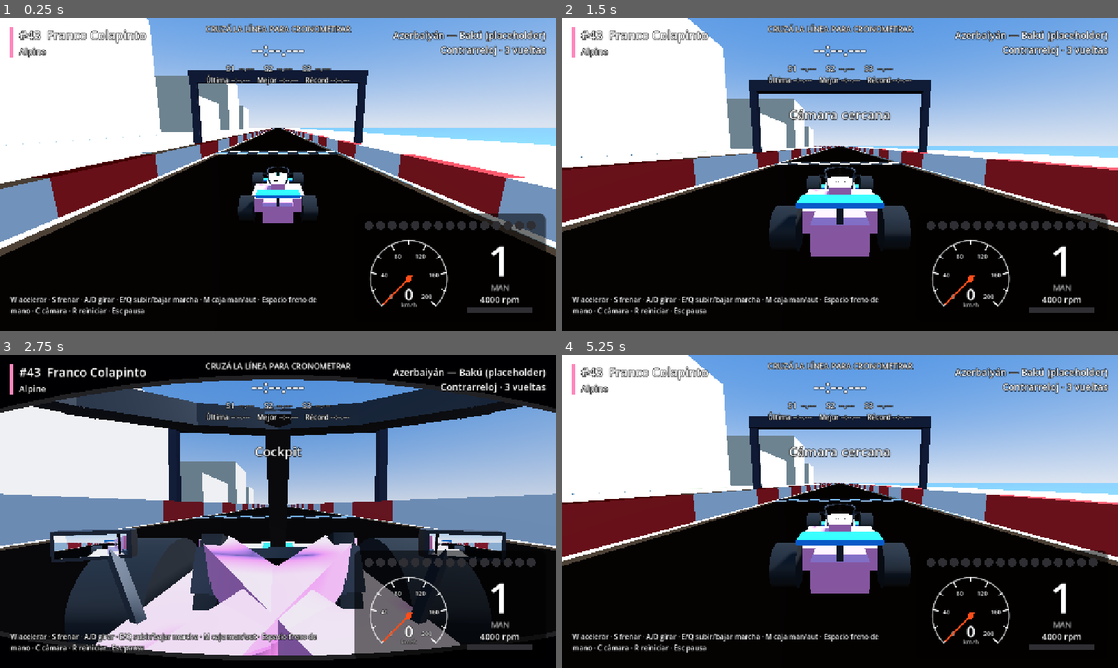
Above: before the commit, frames 1-4 (two rows, left to right).
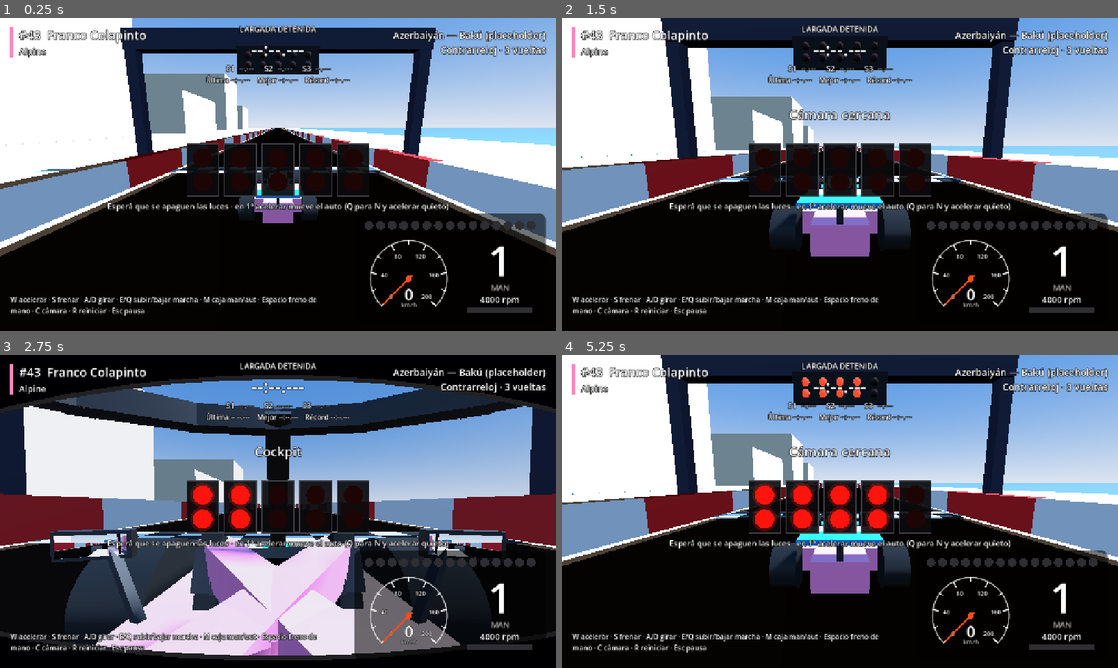
Above: after the commit, the same moments.

Repository: agustinhgimenez/GodotF126
Game: Godot game, scene res://scenes/main.tscn
Same seed, same stepped clock (60 frames per second), same inputs: the game is played once before the commit and once after it. This scene is started directly instead of the project's main scene.
Inputs (mouse positions are in pixels of both pictures, inside the frame that each line leads up to):
- Up to frame 1 (0.25 s): no input
- Up to frame 2 (1.5 s): tap Enter at 0.5 s; move the mouse to (962, 158) at 0.52 s; hold D (steer_right) 0.53-1.25 s; hold C (change_camera) 0.53-1.25 s; click (962, 158) at 0.67 s; tap R (reset_car) at 1.25 s; drag from (728, 190) to (812, 237) at 1.27 s
- Up to frame 3 (2.75 s): move the mouse to (333, 442) at 2.02 s; hold D (steer_right) from 2.03 s (still down); hold C (change_camera) from 2.03 s (still down); click (333, 442) at 2.17 s
- Up to frame 4 (5.25 s): release D (steer_right) at 2.75 s; release C (change_camera) at 2.75 s; drag from (812, 574) to (673, 464) at 2.77 s; move the mouse to (1006, 558) at 3.52 s; hold A (steer_left) 3.53-4.25 s; hold C (change_camera) 3.53-4.25 s; click (1006, 558) at 3.67 s; tap R (reset_car) at 4.25 s; drag from (673, 464) to (756, 433) at 4.27 s; move the mouse to (867, 511) at 5.02 s; hold S (brake) from 5.03 s (still down); hold C (change_camera) from 5.03 s (still down); click (867, 511) at 5.17 s

The runs differ from the first frame. In frame 1, 18% of the frame differs, in the area x 5-95%, y 0-69%; in frame 2, 23%; in frame 3, 16%; in frame 4, 23%, in the area x 0-100%, y 0-65%.

Commit message:
Paso 17: semáforo de largada con 5 luces, tiempo de reacción y penalización por salto
Co-authored-by: Cursor <cursoragent@cursor.com>

Diff:
--- a/GodotF126/data/modes.json
+++ b/GodotF126/data/modes.json
@@ -1,16 +1,29 @@
 {
   "default_mode": "time_trial",
   "results_delay": 2.5,
+  "start_lights": {
+    "grid_distance": 6.0,
+    "pre_delay": 1.5,
+    "light_interval": 1.0,
+    "hold_min": 0.2,
+    "hold_max": 3.0,
+    "jump_distance": 0.3,
+    "jump_penalty": 5.0,
+    "reaction_speed": 0.5,
+    "hide_after": 2.0
+  },
   "modes": [
     {
       "id": "practice",
       "name": "Práctica libre",
-      "description": "Vueltas sin límite para aprender la pista"
+      "description": "Vueltas sin límite para aprender la pista",
+      "standing_start": false
     },
     {
       "id": "time_trial",
       "name": "Contrarreloj",
-      "description": "Vueltas cronometradas y resultado por vuelta y sector",
+      "description": "Largada con semáforo y resultado por vuelta y sector",
+      "standing_start": true,
       "lap_options": [1, 2, 3, 5, 10],
       "default_laps": 3
     }
--- a/GodotF126/scenes/main.tscn
+++ b/GodotF126/scenes/main.tscn
@@ -7,6 +7,7 @@
 [ext_resource type="Script" uid="uid://bdgwd4glcun3n" path="res://scripts/lap_timer.gd" id="5_timer"]
 [ext_resource type="Script" path="res://scripts/ui/pause_menu.gd" id="6_pause"]
 [ext_resource type="Script" path="res://scripts/ui/results_screen.gd" id="7_results"]
+[ext_resource type="Script" path="res://scripts/race/start_lights.gd" id="8_lights"]
 
 [sub_resource type="ProceduralSkyMaterial" id="ProceduralSkyMaterial_sky"]
 sky_top_color = Color(0.25, 0.45, 0.8, 1)
@@ -39,6 +40,9 @@
 [node name="LapTimer" type="Node" parent="." unique_id=1125792247]
 script = ExtResource("5_timer")
 
+[node name="StartLights" type="Node3D" parent="."]
+script = ExtResource("8_lights")
+
 [node name="HUD" type="CanvasLayer" parent="." unique_id=543547257]
 script = ExtResource("4_hud")
 
--- a/GodotF126/scripts/baku_track.gd
+++ b/GodotF126/scripts/baku_track.gd
@@ -33,6 +33,8 @@
 
 const START_LINE_POINT := Vector3(-150, 0, 0)
 const SPAWN_POINT := Vector3(-165, 0, 0)
+## Altura del travesaño del pórtico de largada (de ahí cuelga el semáforo).
+const GANTRY_HEIGHT := 7.2
 
 const ASPHALT_COLOR := Color(0.16, 0.16, 0.18)
 const LINE_COLOR := Color(0.95, 0.95, 0.95)
@@ -77,6 +79,12 @@
 	_ensure_centerline()
 	var i := _nearest_index(START_LINE_POINT)
 	return Transform3D(Basis.looking_at(_tangent(i), Vector3.UP), centerline[i])
+
+
+## Lugar de la grilla para largada detenida: `distance` metros detrás de la línea.
+func get_grid_transform(distance: float) -> Transform3D:
+	var line := get_start_line_transform()
+	return Transform3D(line.basis, line.origin + line.basis.z * distance + Vector3(0, 0.6, 0))
 
 
 # --- Trazado -----------------------------------------------------------------
@@ -298,7 +306,7 @@
 	for side in [-1.0, 1.0]:
 		_add_box(line, start.origin + right * gantry_offset * side + Vector3(0, 3.5, 0),
 			Vector3(0.6, 7, 0.6), start.basis, gantry_color)
-	_add_box(line, start.origin + Vector3(0, 7.2, 0),
+	_add_box(line, start.origin + Vector3(0, GANTRY_HEIGHT, 0),
 		Vector3(gantry_offset * 2.0 + 0.6, 1.0, 0.8), start.basis, gantry_color)
 
 
--- a/GodotF126/scripts/hud.gd
+++ b/GodotF126/scripts/hud.gd
@@ -23,6 +23,8 @@
 var _summary_label: Label
 var _sector_labels: Array[Label] = []
 var _message_label: Label
+var _start_lights: StartLightsDisplay
+var _start_hint: Label
 
 
 func _ready() -> void:
@@ -52,6 +54,22 @@
 	_update_summary()
 
 
+## Largada detenida (Paso 17): muestra el semáforo hasta que termina la secuencia.
+func bind_start_lights(lights: StartLights) -> void:
+	_start_lights.visible = true
+	_start_hint.visible = true
+	lights.lights_changed.connect(_start_lights.set_lights)
+	lights.lights_out.connect(func() -> void:
+		_start_hint.visible = false
+		if not lights.jumped:
+			show_message("¡LARGADA!", 1.5))
+	lights.jump_start.connect(func() -> void:
+		show_message("¡LARGADA EN FALSO! Penalización", 3.0, COLOR_SLOWER))
+	lights.reaction_measured.connect(func(seconds: float) -> void:
+		show_message("Reacción %.3f s" % seconds, 2.5))
+	lights.finished.connect(func() -> void: _start_lights.visible = false)
+
+
 func set_driver_info(driver: Dictionary, team: Dictionary, team_color: Color) -> void:
 	var number = driver.get("number", "?")
 	var number_text := str(int(number)) if number is float else str(number)
@@ -81,7 +99,10 @@
 		_drift_label.visible = kmh > 30.0 and _car.get_slip_angle_deg() > 12.0
 
 	if _timer != null:
-		if _timer.finished:
+		if _start_hint.visible:
+			_lap_label.text = "LARGADA DETENIDA"
+			_time_label.text = LapTimer.format_time(-1.0)
+		elif _timer.finished:
 			if now >= _freeze_until_ms:
 				_lap_label.text = "SESIÓN TERMINADA"
 				_time_label.text = LapTimer.format_time(_timer.total_time())
@@ -228,6 +249,19 @@
 	_place(_drift_label, Vector4(0.5, 0, 0.5, 0), Vector4(-200, 250, 200, 290))
 	root.add_child(_drift_label)
 
+	# Centro: semáforo de largada (sólo en largada detenida).
+	_start_lights = StartLightsDisplay.new()
+	_start_lights.name = "StartLights"
+	_start_lights.visible = false
+	_place(_start_lights, Vector4(0.5, 0, 0.5, 0),
+		Vector4(-StartLightsDisplay.SIZE.x * 0.5, 290, StartLightsDisplay.SIZE.x * 0.5, 290 + StartLightsDisplay.SIZE.y))
+	root.add_child(_start_lights)
+	_start_hint = _make_label(18, HORIZONTAL_ALIGNMENT_CENTER,
+		"Esperá que se apaguen las luces · en 1ª acelerar mueve el auto (Q para N y acelerar quieto)")
+	_start_hint.visible = false
+	_place(_start_hint, Vector4(0.5, 0, 0.5, 0), Vector4(-460, 420, 460, 450))
+	root.add_child(_start_hint)
+
 	# Abajo a la izquierda: controles.
 	var hint := _make_label(16, HORIZONTAL_ALIGNMENT_LEFT,
 		"W acelerar · S frenar · A/D girar · E/Q subir/bajar marcha · M caja man/aut · Espacio freno de mano · C cámara · R reiniciar · Esc pausa")
--- a/GodotF126/scripts/lap_timer.gd
+++ b/GodotF126/scripts/lap_timer.gd
@@ -36,6 +36,11 @@
 var lap_history: Array[Dictionary] = []
 ## Récord de la pista antes de empezar la sesión (para saber si se batió).
 var record_before_session: float = -1.0
+## Segundos sumados al total (largada en falso, Paso 17) y motivo.
+var penalty: float = 0.0
+var penalty_reason: String = ""
+## Reacción en la largada detenida (segundos desde el apagado); -1 = no hubo o se saltó.
+var reaction_time: float = -1.0
 
 var _next_checkpoint: int = 0
 var _sector_start: float = 0.0
@@ -70,6 +75,18 @@
 	if running and checkpoint == _next_checkpoint:
 		_finish_sector(checkpoint - 1)
 		_next_checkpoint = (checkpoint + 1) % SECTOR_COUNT
+
+
+## Largada detenida: la primera vuelta arranca ya (al apagarse el semáforo), con el auto
+## todavía detrás de la línea; el primer cruce de la meta no la reinicia.
+func start_now() -> void:
+	if not running and not finished:
+		_start_lap()
+
+
+func add_penalty(seconds: float, reason: String) -> void:
+	penalty += seconds
+	penalty_reason = reason
 
 
 func abort_lap() -> void:
@@ -127,9 +144,9 @@
 	session_finished.emit()
 
 
-## Suma de las vueltas completas.
+## Suma de las vueltas completas más las penalizaciones.
 func total_time() -> float:
-	var total := 0.0
+	var total := penalty
 	for entry in lap_history:
 		total += float(entry["time"])
 	return total
--- a/GodotF126/scripts/main.gd
+++ b/GodotF126/scripts/main.gd
@@ -28,6 +28,8 @@
 var track_name: String = ""
 var mode_name: String = ""
 var results_delay: float = 2.5
+var _standing_start: bool = false
+var _start_data: Dictionary = {}
 
 @onready var track: BakuTrack = $BakuTrack
 @onready var car: CarController = $Car
@@ -35,6 +37,7 @@
 @onready var lap_timer: LapTimer = $LapTimer
 @onready var pause_menu: PauseMenu = $PauseMenu
 @onready var results_screen: ResultsScreen = $ResultsScreen
+@onready var start_lights: StartLights = $StartLights
 
 
 func _ready() -> void:
@@ -74,6 +77,8 @@
 	car.was_reset.connect(lap_timer.abort_lap)
 	hud.bind_lap_timer(lap_timer)
 	car.steering_wheel.bind_lap_timer(lap_timer)
+	if _standing_start:
+		_setup_start_lights()
 
 	pause_menu.set_accent(team_color)
 	pause_menu.paused_changed.connect(_on_paused_changed)
@@ -102,10 +107,31 @@
 		lap_timer.lap_limit = laps
 		mode_name = "%s · %d %s" % [mode_name, laps, "vuelta" if laps == 1 else "vueltas"]
 	hud.set_track_name("%s\n%s" % [track_name, mode_name])
+	_standing_start = bool(mode.get("standing_start", false))
+	var start_data = modes.get("start_lights", {})
+	_start_data = start_data if start_data is Dictionary else {}
+
+
+## Largada detenida (Paso 17): el auto va a la grilla detrás de la línea y el cronómetro
+## arranca cuando se apaga el semáforo, no al cruzar la meta.
+func _setup_start_lights() -> void:
+	car.spawn_transform = track.get_grid_transform(float(_start_data.get("grid_distance", 6.0)))
+	car.reset_to_spawn()
+	start_lights.configure(_start_data)
+	start_lights.lights_out.connect(_on_lights_out)
+	start_lights.reaction_measured.connect(func(seconds: float) -> void: lap_timer.reaction_time = seconds)
+	hud.bind_start_lights(start_lights)
+	start_lights.begin(car, track.get_start_line_transform(), BakuTrack.GANTRY_HEIGHT)
+
+
+func _on_lights_out() -> void:
+	if start_lights.jumped:
+		lap_timer.add_penalty(float(_start_data.get("jump_penalty", 5.0)), "Largada en falso")
+	lap_timer.start_now()
 
 
 func _on_checkpoint_crossed(checkpoint: int, body: Node3D) -> void:
-	if body == car:
+	if body == car and not start_lights.is_active():
 		lap_timer.on_checkpoint(checkpoint)
 
 
--- /dev/null
+++ b/GodotF126/scripts/race/start_lights.gd
@@ -0,0 +1,161 @@
+class_name StartLights
+extends Node3D
+## Semáforo de largada (Paso 17): 5 columnas de luces rojas que se encienden de a una por
+## segundo y, tras una espera al azar, se apagan todas juntas (largada).
+## Arma las luces en 3D colgadas del pórtico de la pista y avisa por señales para que el HUD
+## dibuje las mismas luces. Si el auto avanza más de jump_distance antes del apagado es
+## largada en falso. Después del apagado mide el tiempo de reacción.
+## Todo avanza en _process / _physics_process, así que se congela con la pausa.
+
+signal lights_changed(count: int)
+signal lights_out
+signal jump_start
+signal reaction_measured(seconds: float)
+signal finished
+
+enum State { IDLE, WAITING, LIGHTING, HOLD, OUT, DONE }
+
+const LIGHT_COUNT := 5
+const ROWS := 2
+const COLOR_OFF := Color(0.12, 0.02, 0.02)
+const COLOR_ON := Color(1.0, 0.08, 0.05)
+
+var pre_delay: float = 1.5
+var light_interval: float = 1.0
+var hold_min: float = 0.2
+var hold_max: float = 3.0
+var jump_distance: float = 0.3
+var reaction_speed: float = 0.5   ## m/s que cuentan como "ya arrancó"
+var hide_after: float = 2.0
+
+var state: State = State.IDLE
+var lights_on: int = 0
+var jumped: bool = false
+var reaction_time: float = -1.0
+
+var _car: CarController
+var _grid_origin: Vector3
+var _grid_forward: Vector3
+var _timer: float = 0.0
+var _hold_time: float = 0.0
+var _materials: Array[StandardMaterial3D] = []
+
+
+func configure(data: Dictionary) -> void:
+	pre_delay = float(data.get("pre_delay", pre_delay))
+	light_interval = float(data.get("light_interval", light_interval))
+	hold_min = float(data.get("hold_min", hold_min))
+	hold_max = float(data.get("hold_max", hold_max))
+	jump_distance = float(data.get("jump_distance", jump_distance))
+	reaction_speed = float(data.get("reaction_speed", reaction_speed))
+	hide_after = float(data.get("hide_after", hide_after))
+
+
+## Cuelga las luces del pórtico (line = transform de la línea de largada) y arranca la secuencia
+## con el auto parado en su lugar de la grilla.
+func begin(car: CarController, line: Transform3D, gantry_height: float) -> void:
+	_car = car
+	_grid_origin = car.global_position
+	_grid_forward = -car.global_transform.basis.z
+	_grid_forward.y = 0.0
+	_grid_forward = _grid_forward.normalized()
+	_build_lamps(line, gantry_height)
+	_hold_time = randf_range(hold_min, hold_max)
+	_set_lights(0)
+	_timer = 0.0
+	state = State.WAITING
+
+
+func is_active() -> bool:
+	return state == State.WAITING or state == State.LIGHTING or state == State.HOLD
+
+
+func _process(delta: float) -> void:
+	if state == State.IDLE or state == State.DONE:
+		return
+	_timer += delta
+	match state:
+		State.WAITING:
+			if _timer >= pre_delay:
+				_timer = 0.0
+				state = State.LIGHTING
+				_set_lights(1)
+		State.LIGHTING:
+			if _timer >= light_interval:
+				_timer = 0.0
+				if lights_on < LIGHT_COUNT:
+					_set_lights(lights_on + 1)
+				if lights_on == LIGHT_COUNT:
+					state = State.HOLD
+		State.HOLD:
+			if _timer >= _hold_time:
+				_timer = 0.0
+				state = State.OUT
+				_set_lights(0)
+				lights_out.emit()
+		State.OUT:
+			if _timer >= hide_after and (reaction_time >= 0.0 or jumped):
+				state = State.DONE
+				finished.emit()
+
+
+func _physics_process(_delta: float) -> void:
+	if _car == null:
+		return
+	if is_active() and not jumped:
+		var moved := (_car.global_position - _grid_origin).dot(_grid_forward)
+		if moved > jump_distance:
+			jumped = true
+			jump_start.emit()
+	elif state == State.OUT and not jumped and reaction_time < 0.0:
+		if _car.forward_speed > reaction_speed:
+			reaction_time = _timer
+			reaction_measured.emit(reaction_time)
+
+
+func _set_lights(count: int) -> void:
+	lights_on = count
+	for i in _materials.size():
+		var lit := (i % LIGHT_COUNT) < count
+		_materials[i].albedo_color = COLOR_ON if lit else COLOR_OFF
+		_materials[i].emission_enabled = lit
+	lights_changed.emit(count)
+
+
+## Panel negro bajo el travesaño del pórtico, con las lámparas mirando hacia la grilla.
+func _build_lamps(line: Transform3D, gantry_height: float) -> void:
+	for child in get_children():
+		child.queue_free()
+	_materials.clear()
+	var back := line.basis.z   # hacia la grilla (el auto mira a -Z)
+	var right := line.basis.x
+	var center := line.origin + Vector3(0, gantry_height - 1.1, 0) + back * 0.45
+
+	var panel := MeshInstance3D.new()
+	var panel_mesh := BoxMesh.new()
+	panel_mesh.size = Vector3(LIGHT_COUNT * 0.8 + 0.4, ROWS * 0.5 + 0.4, 0.2)
+	panel.mesh = panel_mesh
+	var panel_material := StandardMaterial3D.new()
+	panel_material.albedo_color = Color(0.03, 0.03, 0.04)
+	panel.material_override = panel_material
+	panel.transform = Transform3D(line.basis, center)
+	add_child(panel)
+
+	var lamp_mesh := SphereMesh.new()
+	lamp_mesh.radius = 0.18
+	lamp_mesh.height = 0.36
+	for row in ROWS:
+		for i in LIGHT_COUNT:
+			var material := StandardMaterial3D.new()
+			material.albedo_color = COLOR_OFF
+			material.emission = COLOR_ON
+			material.emission_energy_multiplier = 3.0
+			_materials.append(material)
+			var lamp := MeshInstance3D.new()
+			lamp.mesh = lamp_mesh
+			lamp.material_override = material
+			lamp.cast_shadow = GeometryInstance3D.SHADOW_CASTING_SETTING_OFF
+			var x := (i - (LIGHT_COUNT - 1) * 0.5) * 0.8
+			var y := (0.5 - row) * 0.5
+			lamp.position = center + right * x + Vector3(0, y, 0) + back * 0.12
+			add_child(lamp)
--- a/GodotF126/scripts/ui/results_screen.gd
+++ b/GodotF126/scripts/ui/results_screen.gd
@@ -96,6 +96,12 @@
 	for child in _summary.get_children():
 		child.queue_free()
 	_summary.add_child(UiKit.make_label("Tiempo total   %s" % LapTimer.format_time(timer.total_time()), 26))
+	if timer.penalty > 0.0:
+		var penalty := UiKit.make_label("Penalización   +%.0f s (%s)" % [timer.penalty, timer.penalty_reason], 20)
+		penalty.add_theme_color_override("font_color", Color(1.0, 0.35, 0.3))
+		_summary.add_child(penalty)
+	elif timer.reaction_time >= 0.0:
+		_summary.add_child(UiKit.make_label("Reacción en la largada   %.3f s" % timer.reaction_time, 20))
 	var best := UiKit.make_label("Mejor vuelta   %s" % LapTimer.format_time(_session_best_lap(timer.lap_history)), 22)
 	best.add_theme_color_override("font_color", COLOR_BEST)
 	_summary.add_child(best)
--- /dev/null
+++ b/GodotF126/scripts/ui/start_lights_display.gd
@@ -0,0 +1,37 @@
+class_name StartLightsDisplay
+extends Control
+## Semáforo de largada en el HUD (Paso 17): 5 columnas con 2 luces rojas cada una,
+## dibujadas en _draw(). Muestra lo mismo que las luces 3D del pórtico.
+
+const SIZE := Vector2(420, 120)
+const COLUMN_GAP := 14.0
+const LAMP_RADIUS := 22.0
+const COLOR_HOUSING := Color(0.04, 0.04, 0.05, 0.92)
+const COLOR_BORDER := Color(0.25, 0.25, 0.28)
+
+var lights_on: int = 0
+
+
+func _ready() -> void:
+	custom_minimum_size = SIZE
+	mouse_filter = Control.MOUSE_FILTER_IGNORE
+
+
+func set_lights(count: int) -> void:
+	lights_on = count
+	queue_redraw()
+
+
+func _draw() -> void:
+	var count := StartLights.LIGHT_COUNT
+	var column_width := (SIZE.x - COLUMN_GAP * (count - 1)) / count
+	for i in count:
+		var rect := Rect2(Vector2(i * (column_width + COLUMN_GAP), 0), Vector2(column_width, SIZE.y))
+		draw_rect(rect, COLOR_HOUSING)
+		draw_rect(rect, COLOR_BORDER, false, 2.0)
+		var lit := i < lights_on
+		for row in StartLights.ROWS:
+			var center := rect.position + Vector2(column_width * 0.5, SIZE.y * (0.27 + 0.46 * row))
+			if lit:
+				draw_circle(center, LAMP_RADIUS + 6.0, Color(StartLights.COLOR_ON, 0.25))
+			draw_circle(center, LAMP_RADIUS, StartLights.COLOR_ON if lit else StartLights.COLOR_OFF)
Not shown, added: GodotF126/scripts/race/start_lights.gd.uid
Not shown, added: GodotF126/scripts/ui/start_lights_display.gd.uid
Not shown, changed: GodotF126/ROADMAP.md
Not shown, changed: PARA-EL-AGENTE-LOCAL.md
Not shown, changed: README.md
Not shown, added: informes/capturas/paso17-cockpit.png
Not shown, added: informes/capturas/paso17-resultado-reaccion.png
Not shown, added: informes/capturas/paso17-resultado-salto.png
Not shown, added: informes/capturas/paso17-semaforo.png
